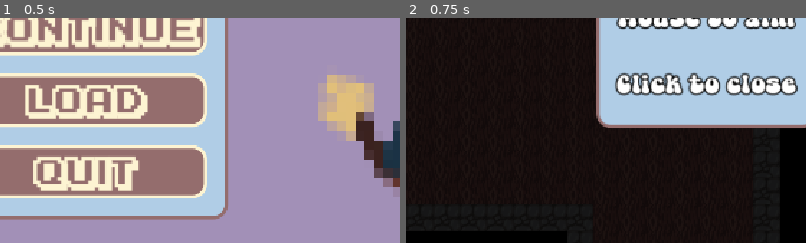
Above: before the commit, frames 1-2 (left to right).
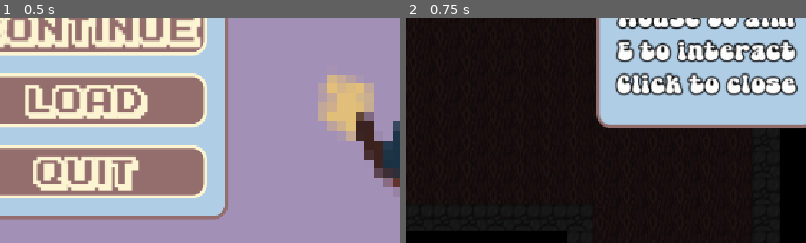
Above: after the commit, the same moments.

Repository: teganmy/wizard-cat-cat-wizard
Game: Godot game, scene res://main.tscn
Two runs of this game, one before a commit and one after it. Both use one fixed random seed, a clock stepped at 60 frames per second and the inputs below.
Inputs:
- Up to frame 1 (0.5 s): no input
- Up to frame 2 (0.75 s): click "New Game" at 0.5 s
The pictures show only the part of the screen within x 12-62%, y 50-100%; the shares and areas given below are measured in that part.

Frame 1 is identical in both runs. In frame 2, 3.6% of the frame differs, in the area x 52-98%, y 9-20%.

Commit message:
Added time delay on waves and other small changes

Diff:
--- a/wizard-cat-game/assets/hud.tscn
+++ b/wizard-cat-game/assets/hud.tscn
@@ -130,16 +130,16 @@
 anchor_top = 0.5
 anchor_right = 0.5
 anchor_bottom = 0.5
-offset_left = -150.0
-offset_top = -150.0
-offset_right = 150.0
-offset_bottom = 150.0
+offset_left = 10.0
+offset_top = 10.0
+offset_right = 310.0
+offset_bottom = 310.0
 grow_horizontal = 2
 grow_vertical = 2
 text = "WASD to move
 Space to shoot
 Mouse to aim
-
+E to interact
 Click to close"
 fit_content = true
 horizontal_alignment = 1
--- a/wizard-cat-game/components/room.gd
+++ b/wizard-cat-game/components/room.gd
@@ -52,6 +52,7 @@
 	revealed.emit()
 
 func _wave() -> void:
+	await get_tree().create_timer(randf_range(2.0,3.0)).timeout
 	if current_wave < total_waves:
 		for spawner in spawners:
 			var enemy = spawner.spawn()
--- a/wizard-cat-game/levels/level_1.tscn
+++ b/wizard-cat-game/levels/level_1.tscn
@@ -142,6 +142,7 @@
 metadata/_edit_lock_ = true
 
 [node name="CollisionPolygon2D" type="CollisionPolygon2D" parent="Room3" unique_id=1885267368]
+visible = false
 polygon = PackedVector2Array(-64, -32, 128, -32, 128, 160, -32, 160, -32, 288, -160, 288, -160, 416, -352, 416, -352, 224, -224, 224, -224, 96, -64, 96)
 
 [node name="Door" parent="Room3" unique_id=1790365265 instance=ExtResource("8_l53as")]
--- a/wizard-cat-game/project.godot
+++ b/wizard-cat-game/project.godot
@@ -62,7 +62,7 @@
 fire={
 "deadzone": 0.2,
 "events": [Object(InputEventKey,"resource_local_to_scene":false,"resource_name":"","device":-1,"window_id":0,"alt_press …(191 unchanged characters)…
-, Object(InputEventMouseButton,"resource_local_to_scene":fal …(128 unchanged characters)… lse,"button_mask":1,"position":Vector2(139, 16),"global_position":Vector2(148, 64),"factor":1.0,"button_index":1,"canceled":false,"pressed":true,"double_click":true,"script":null)
+, Object(InputEventMouseButton,"resource_local_to_scene":fal …(128 unchanged characters)… lse,"button_mask":1,"position":Vector2(143, 17),"global_position":Vector2(152, 65),"factor":1.0,"button_index":1,"canceled":false,"pressed":true,"double_click":true,"script":null)
 ]
 }
 player_dodge={
